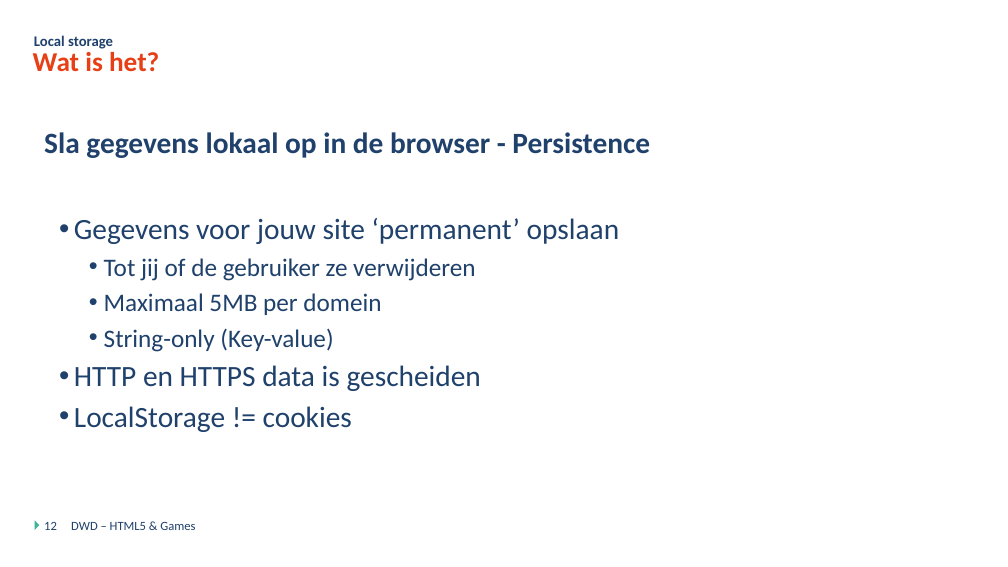
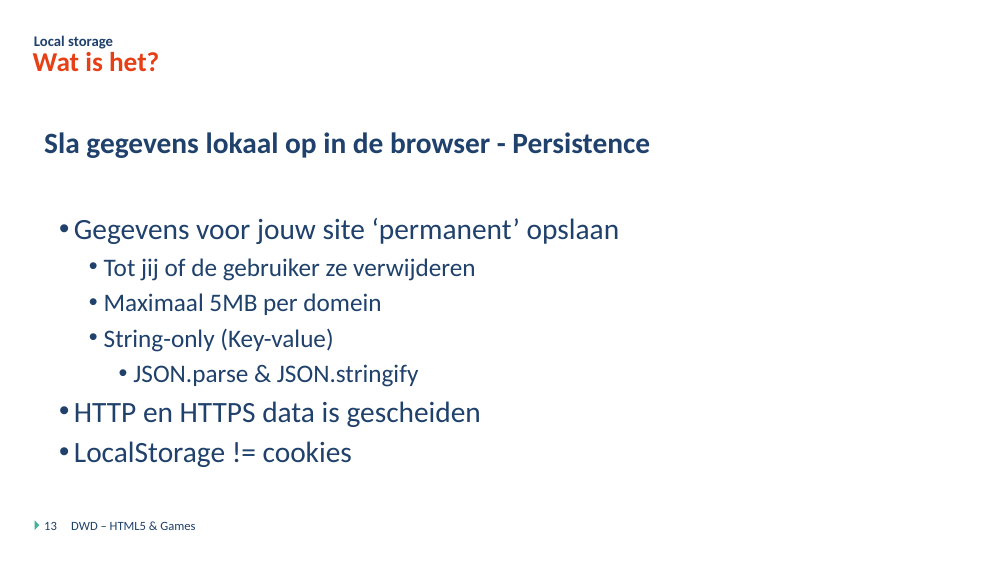
Before and after one commit to DmitriyVdE/Odisee_Bru_Dyn_Web_Dev_Opdracht, a slide deck: slide 13 of DWD - Javascript Games - Theorie.pptx (slide 12 before the commit). Drawn at 1008x567 pixels with LibreOffice and Linux fonts; fonts in the diff are those of the drawing; background and template pictures are left out. Boxes give left, top, right and bottom in pixels: in the first picture for what was removed or moved away, otherwise in the second. Text is boxed around its words. In the diff, an @@ line names an element or a change of style, - is before the commit and + after.

```diff
--- a/DWD - Javascript Games - Theorie.pptx
+++ b/DWD - Javascript Games - Theorie.pptx
@@ text at [133, 364, 418, 387]: paragraph added @@
+      • JSON.parse & JSON.stringify
@@ page number at [44, 522, 57, 530]: text changed @@
-12
+13
```
Also in this commit, not shown: 2 other slides changed, 1 slide added, 6 slides removed, 17 other files.
